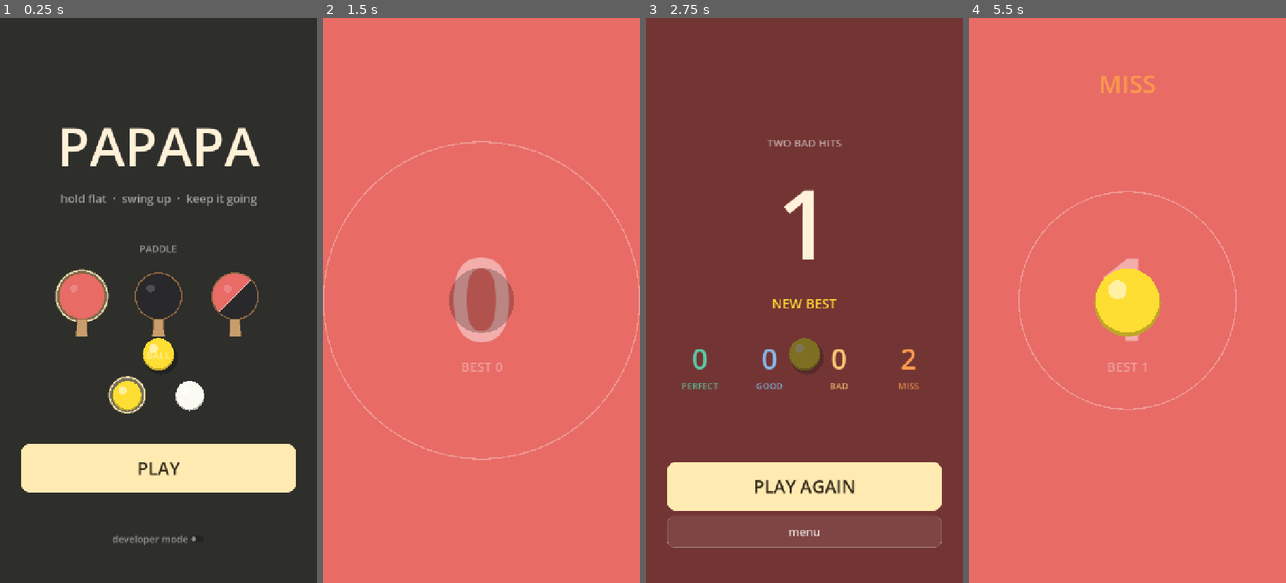
Above: before the commit, frames 1-4 (left to right).
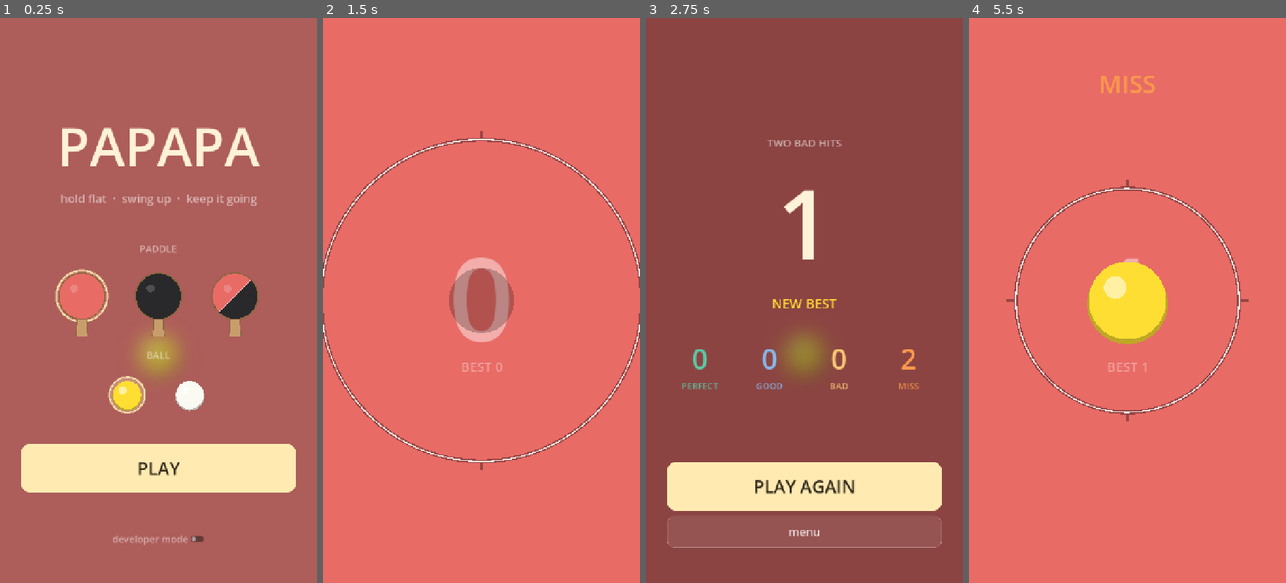
Above: after the commit, the same moments.

Repository: Xionday/Papapa
Game: Godot game, scene res://scenes/main.tscn
The game is run twice, just before and just after one commit, with the same random seed, the same clock (stepped at 60 frames per second) and the same inputs.
Inputs:
- Up to frame 1 (0.25 s): no input
- Up to frame 2 (1.5 s): click "PLAY" at 0.5 s
- Up to frame 3 (2.75 s): no input
- Up to frame 4 (5.5 s): click "menu" at 2.75 s; click "PLAY" at 3.5 s

The runs differ from the first frame. In frame 1, 87% of the frame differs, in the area x 0-100%, y 0-100%; in frame 2, 2.7%; in frame 3, 1.8%; in frame 4, 3.3%.

Commit message:
判定環改高對比(暗暈+亮線+四向刻度)、毛玻璃 UI 層、球再放大
- 收縮環與 PERFECT 金環：深色暈底 + 亮線 + 1.5px 高光，紅底黑底都清楚；環外四個刻度隨接近落地變長
- shaders/frosted.gdshader：螢幕紋理 9 點取樣 + mipmap 模糊 + 霧白 + 疊色；首頁與結算頁 UI 下方各一層
- 首頁背景改為拍面色，滾動球在毛玻璃後面
- 球半徑 46 / 120

Co-Authored-By: Claude Fable 5.1 <noreply@anthropic.com>
Claude-Session: https://claude.ai/code/session_01M2isnyCwhhtueNisXY1RbR

Diff:
--- a/scenes/main.tscn
+++ b/scenes/main.tscn
@@ -1,10 +1,25 @@
-[gd_scene load_steps=8 format=3]
+[gd_scene load_steps=11 format=3]
 
 [ext_resource type="Script" path="res://scripts/game.gd" id="1_game"]
 [ext_resource type="Script" path="res://scripts/sensor_bridge.gd" id="2_sensor"]
 [ext_resource type="Script" path="res://scripts/hud.gd" id="3_hud"]
 [ext_resource type="Script" path="res://scripts/sfx.gd" id="4_sfx"]
 [ext_resource type="Script" path="res://scripts/paddle_icon.gd" id="5_icon"]
+[ext_resource type="Shader" path="res://shaders/frosted.gdshader" id="6_frost"]
+
+[sub_resource type="ShaderMaterial" id="frost_menu"]
+shader = ExtResource("6_frost")
+shader_parameter/blur_lod = 3.2
+shader_parameter/tint_strength = 0.3
+shader_parameter/tint = Color(0.12, 0.1, 0.1, 1)
+shader_parameter/frost = 0.1
+
+[sub_resource type="ShaderMaterial" id="frost_results"]
+shader = ExtResource("6_frost")
+shader_parameter/blur_lod = 3.4
+shader_parameter/tint_strength = 0.45
+shader_parameter/tint = Color(0.1, 0.07, 0.07, 1)
+shader_parameter/frost = 0.08
 
 [sub_resource type="StyleBoxFlat" id="btn_primary"]
 content_margin_left = 24.0
@@ -196,11 +211,13 @@
 grow_vertical = 2
 
 [node name="Dim" type="ColorRect" parent="HUD/Results"]
-layout_mode = 1
-anchors_preset = 15
-anchor_right = 1.0
-anchor_bottom = 1.0
-color = Color(0.08, 0.07, 0.07, 0.55)
+material = SubResource("frost_results")
+layout_mode = 1
+anchors_preset = 15
+anchor_right = 1.0
+anchor_bottom = 1.0
+mouse_filter = 2
+color = Color(1, 1, 1, 1)
 
 [node name="VBox" type="VBoxContainer" parent="HUD/Results"]
 layout_mode = 1
@@ -362,6 +379,15 @@
 grow_horizontal = 2
 grow_vertical = 2
 
+[node name="Glass" type="ColorRect" parent="HUD/Menu"]
+material = SubResource("frost_menu")
+layout_mode = 1
+anchors_preset = 15
+anchor_right = 1.0
+anchor_bottom = 1.0
+mouse_filter = 2
+color = Color(1, 1, 1, 1)
+
 [node name="VBox" type="VBoxContainer" parent="HUD/Menu"]
 layout_mode = 1
 anchors_preset = 15
--- a/scripts/game.gd
+++ b/scripts/game.gd
@@ -661,14 +661,14 @@
 	return get_viewport_rect().size * 0.5 + (world - paddle_pos)
 
 
-const BALL_R_LAND := 36.0
-const BALL_R_HIGH := 100.0
+const BALL_R_LAND := 46.0
+const BALL_R_HIGH := 120.0
 const RING_R_MAX := 150.0
 
 
 func _draw() -> void:
 	var vp := get_viewport_rect().size
-	var bg := RUBBER_BLACK.lerp(RUBBER_RED, _rubber_blend) if state != "menu" else Color(0.18, 0.18, 0.17)
+	var bg := RUBBER_BLACK.lerp(RUBBER_RED, _rubber_blend)
 	draw_rect(Rect2(Vector2.ZERO, vp), bg)
 	if _flash > 0.0:
 		draw_rect(Rect2(Vector2.ZERO, vp), Color(_flash_color, 0.35 * _flash))
@@ -728,16 +728,18 @@
 		var ring_start: float = vp.length() * 0.5 + 20.0
 		var u: float = clamp((now - _t_apex) / max(0.01, _t_land_pred - _t_apex), 0.0, 1.0)
 		var ring_r: float = lerp(ring_start, BALL_R_LAND, u)
-		draw_arc(sp, ring_r, 0.0, TAU, 96, Color(1, 1, 1, 0.3), 3.0)
+		_draw_ring(sp, ring_r, Color(1, 1, 1, 0.85), u)
 	elif state == "settle":
-		draw_arc(sp, BALL_R_LAND, 0.0, TAU, 64, Color(1, 1, 1, 0.3), 3.0)
+		_draw_ring(sp, BALL_R_LAND, Color(1, 1, 1, 0.85), 1.0)
 
 	## PERFECT 的金環殘影與灰燼
 	if _ring_gold > 0.0:
 		var gp := _ring_gold_pos
 		var f: float = _ring_gold / _ring_gold_total
 		## 半徑 = 此刻影子的半徑（球越高影子越大），位置固定在畫面上
-		draw_arc(gp, shadow_r, 0.0, TAU, 64, Color(1.0, 0.84, 0.3, 0.8 * f), 3.0)
+		draw_arc(gp, shadow_r, 0.0, TAU, 64, Color(0, 0, 0, 0.35 * f), 10.0)
+		draw_arc(gp, shadow_r, 0.0, TAU, 64, Color(1.0, 0.84, 0.3, 0.95 * f), 4.0)
+		draw_arc(gp, shadow_r, 0.0, TAU, 64, Color(1.0, 0.97, 0.8, 0.9 * f), 1.5)
 	for d in _ash:
 		var f2: float = d["life"] / d["max"]
 		draw_circle(d["p"], d["r"] * f2, Color(1.0, 0.8, 0.3, 0.9 * f2))
@@ -912,3 +914,16 @@
 	draw_line(a, b, Color(WALL_LIGHT_COL, alpha * 0.4), 22.0 + 8.0 * k)
 	draw_line(a, b, Color(WALL_LIGHT_COL, alpha * 0.75), 9.0)
 	draw_line(a, b, Color(1.0, 1.0, 0.96, alpha), 3.0)
+
+
+## 判定環：深色暈底 + 亮核心，紅底黑底都看得見；u = 收縮進度(0 遠 1 落地)，越近刻度越明顯
+func _draw_ring(c: Vector2, r: float, col: Color, u: float) -> void:
+	draw_arc(c, r, 0.0, TAU, 96, Color(0, 0, 0, 0.35), 9.0)
+	draw_arc(c, r, 0.0, TAU, 96, col, 3.0)
+	## 四個方向的短刻度，指向中心，讓「快到了」更清楚
+	var tick: float = 10.0 + 10.0 * u
+	for i in 4:
+		var a: float = TAU * i / 4.0
+		var d := Vector2(cos(a), sin(a))
+		draw_line(c + d * (r + 4.0), c + d * (r + 4.0 + tick), Color(0, 0, 0, 0.35), 6.0)
+		draw_line(c + d * (r + 4.0), c + d * (r + 4.0 + tick), col, 2.5)
--- /dev/null
+++ b/shaders/frosted.gdshader
@@ -0,0 +1,27 @@
+shader_type canvas_item;
+// 毛玻璃：取螢幕紋理做多次取樣模糊，再疊一層帶白的霧。
+uniform sampler2D screen_tex : hint_screen_texture, filter_linear_mipmap, repeat_disable;
+uniform float blur_lod : hint_range(0.0, 6.0) = 3.2;
+uniform float tint_strength : hint_range(0.0, 1.0) = 0.35;
+uniform vec4 tint : source_color = vec4(0.1, 0.08, 0.08, 1.0);
+uniform float frost : hint_range(0.0, 1.0) = 0.12;
+
+void fragment() {
+	vec2 uv = SCREEN_UV;
+	vec2 px = SCREEN_PIXEL_SIZE * pow(2.0, blur_lod) * 0.6;
+	vec3 c = vec3(0.0);
+	// 9 點取樣 + mipmap LOD，便宜但夠糊
+	c += textureLod(screen_tex, uv, blur_lod).rgb * 0.28;
+	c += textureLod(screen_tex, uv + vec2( px.x, 0.0), blur_lod).rgb * 0.09;
+	c += textureLod(screen_tex, uv + vec2(-px.x, 0.0), blur_lod).rgb * 0.09;
+	c += textureLod(screen_tex, uv + vec2(0.0,  px.y), blur_lod).rgb * 0.09;
+	c += textureLod(screen_tex, uv + vec2(0.0, -px.y), blur_lod).rgb * 0.09;
+	c += textureLod(screen_tex, uv + vec2( px.x,  px.y), blur_lod).rgb * 0.09;
+	c += textureLod(screen_tex, uv + vec2(-px.x,  px.y), blur_lod).rgb * 0.09;
+	c += textureLod(screen_tex, uv + vec2( px.x, -px.y), blur_lod).rgb * 0.09;
+	c += textureLod(screen_tex, uv + vec2(-px.x, -px.y), blur_lod).rgb * 0.09;
+	// 霧感：往白提一點，再疊色
+	c = mix(c, vec3(1.0), frost);
+	c = mix(c, tint.rgb, tint_strength);
+	COLOR = vec4(c, 1.0);
+}
--- a/tests/render_ui.gd
+++ b/tests/render_ui.gd
@@ -38,8 +38,10 @@
 				_game.start_game("endless")
 				_game.debug_freeze = true
 				_game.state = "air"
-				_game.ball_h = 0.12
+				_game.ball_h = 0.1
 				_game.v_up = -1.0
+				_game._t_apex = _game._now() - 0.45
+				_game._t_land_pred = _game._now() + 0.3
 				_game.ball_pos = Vector2(40.0, 180.0)
 				_game.streak = 23
 				_game.best_streak = 111
Not shown, added: shaders/frosted.gdshader.uid
Not shown, added: tests/render_ui.gd.uid
Not shown, added: tests/render_wall.gd.uid
Not shown, added: tests/sim_judge.gd.uid
